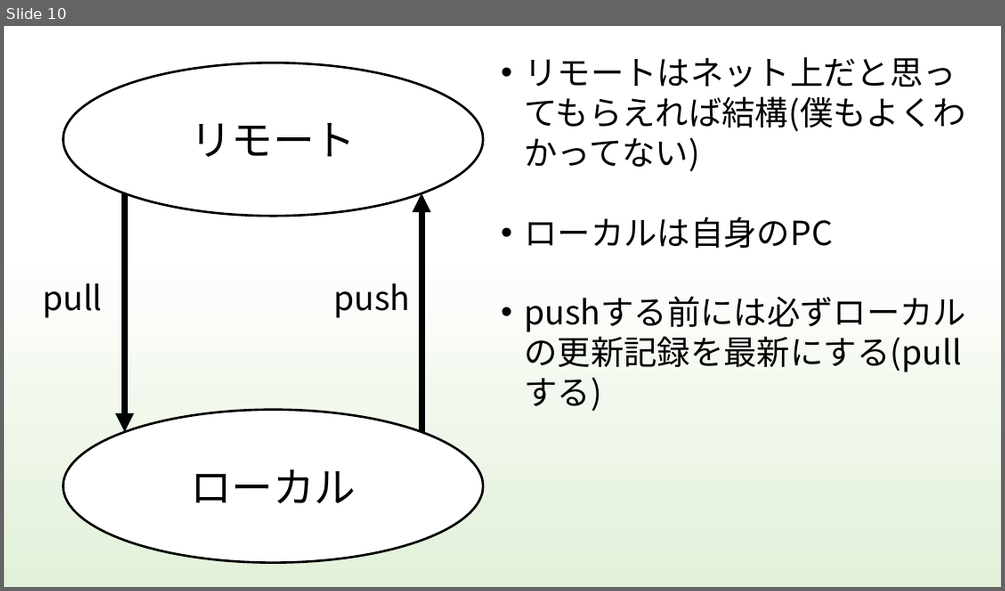
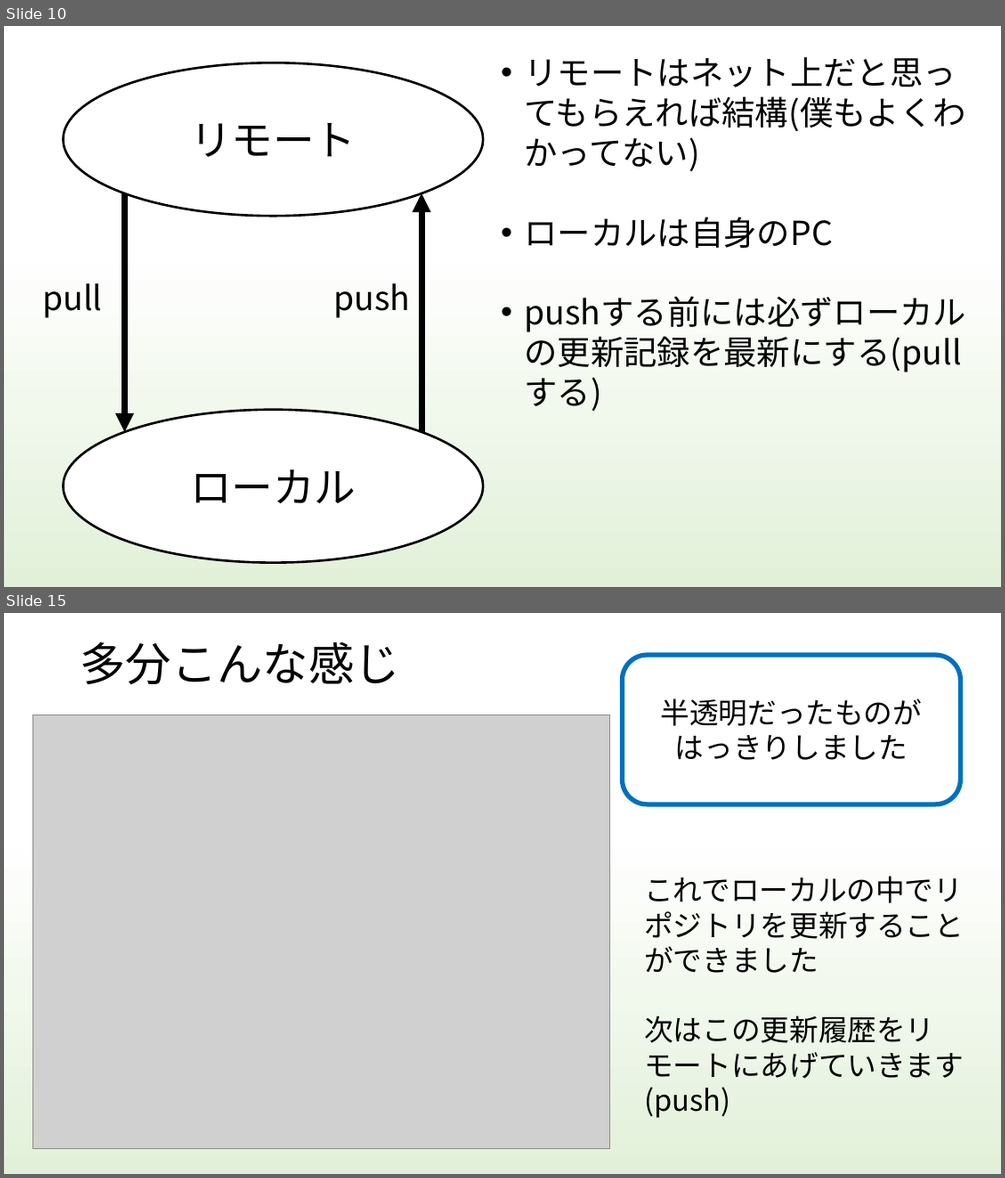
Before and after one commit to kiesproject/git-VR-study, a slide deck: 勉強会資料/H30VRStudy_Document/git_study.pptx. Shown one above the other, each under a label of ours: slide 10 before the commit, slides 10 and 15 after it; the slides between them are not shown. The pictures are 1005x591 and 1005x1178 pixels, drawn with LibreOffice and Linux fonts; fonts in the diff are those of the drawing; grey boxes stand for pictures. Boxes give left, top, right and bottom in pixels: in the first picture for what was removed or moved away, otherwise in the second. Text is boxed around its words. In the diff, an @@ line names an element or a change of style, - is before the commit and + after.

Commit message:
gitの勉強資料を更新しました

```diff
--- a/勉強会資料/H30VRStudy_Document/git_study.pptx
+++ b/勉強会資料/H30VRStudy_Document/git_study.pptx
@@ slide 15 added at bbox=[4, 613, 1001, 1174], background gradient #FFFFFF to #E2F0D9 to #BDBCBC @@
@@ title added at bbox=[80, 641, 399, 685], 44 pt, text #000000 @@
+多分こんな感じ
@@ rounded rectangle added at bbox=[623, 655, 961, 804], fill #FFFFFF, outline #0070C0 4.5 pt, 28 pt, text #000000 @@
+半透明だったものがはっきりしました
@@ picture added at bbox=[33, 715, 610, 1149] @@
@@ text added at bbox=[644, 876, 963, 1118], 28 pt, text #000000 @@
+これでローカルの中でリポジトリを更新することができました
+次はこの更新履歴をリモートにあげていきます(push)
```
Also in this commit, not shown: 2 slides changed, 5 other slides added, 1 slide removed.
